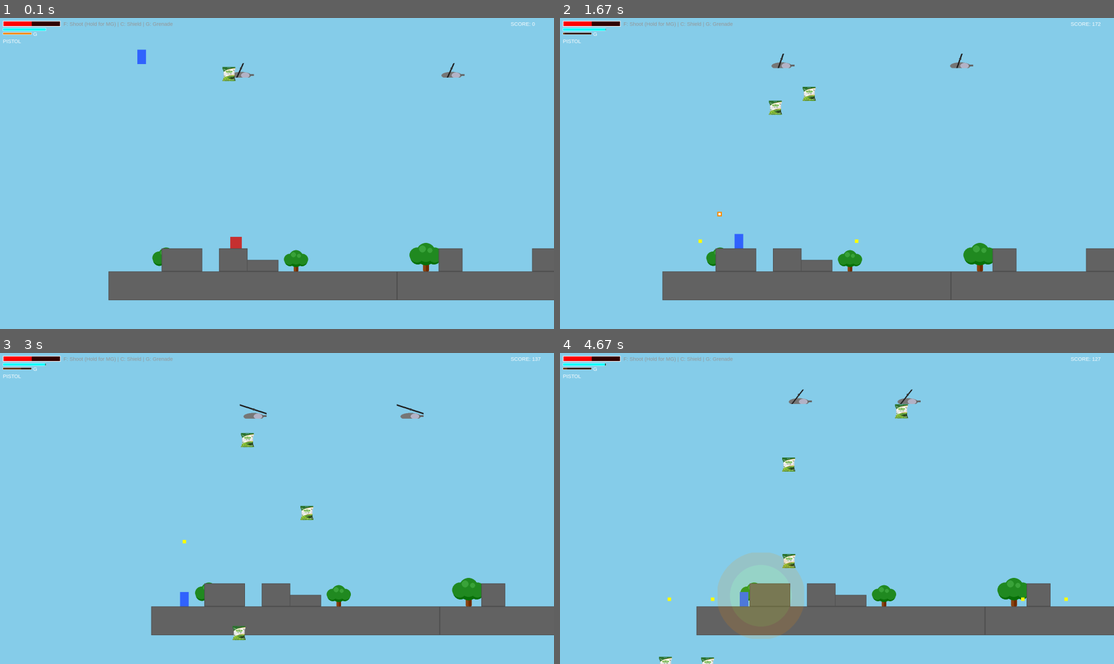
Above: before the commit, frames 1-4 (two rows, left to right).
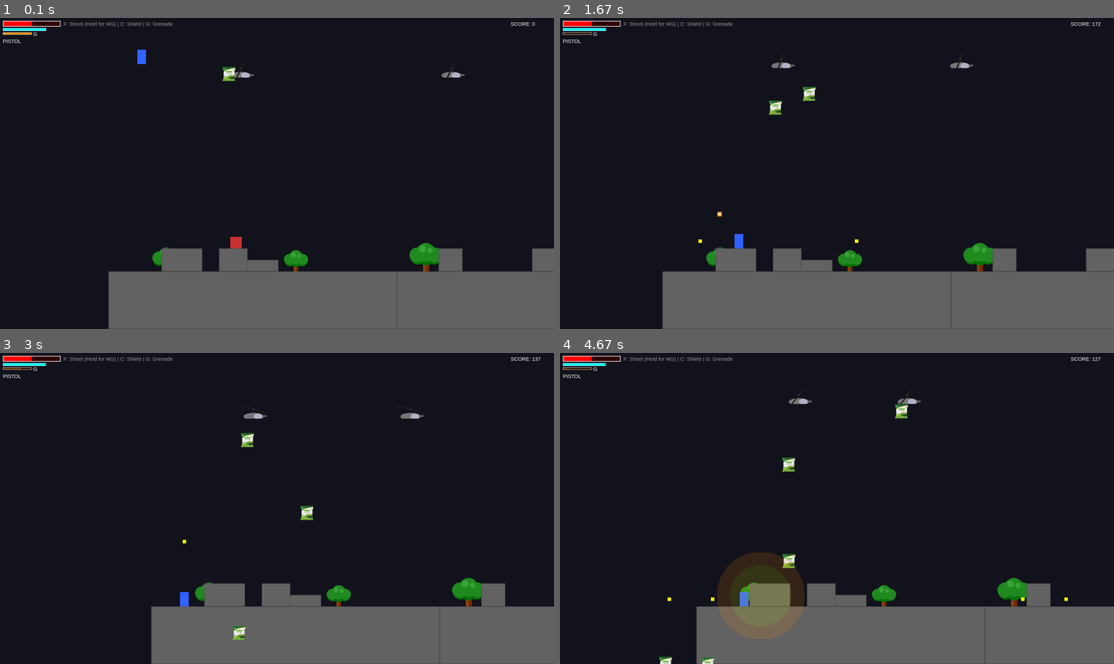
Above: after the commit, the same moments.

Repository: SayaUSB/FP-PBO-Pygame
Game: pygame game, started from main.py
Same seed, same stepped clock (60 frames per second), same inputs: the game is played once before the commit and once after it.
Inputs:
- Up to frame 1 (0.1 s): no input
- Up to frame 2 (1.67 s): hold Right 0.33-0.8 s; hold Right 0.83-1.3 s; tap F at 0.9, 1.2, 1.4 s; tap C at 0.98 s; hold Left from 1.33 s (still down); tap G at 1.48 s
- Up to frame 3 (3 s): tap F at 1.7, 1.97, 2.3, 2.6, 2.73 s; release Left at 1.87 s; hold Down 1.9-2.2 s; hold Left 2.23-2.63 s; tap C at 2.38 s; hold Up from 2.67 s (still down); tap G at 2.82 s
- Up to frame 4 (4.67 s): release Up at 3.03 s; hold Right 3.07-3.7 s; tap F at 3.13, 3.43, 3.8, 4.2, 4.5 s; hold Down 3.73-4.1 s; tap C at 3.88 s; hold Left 4.13-4.6 s; tap G at 4.28 s; hold Right from 4.63 s (still down)

The runs differ from the first frame. In frame 1, 90% of the frame differs, in the area x 0-100%, y 0-100%; in frame 2, 90%; in frame 3, 91%; in frame 4, 90%.

Commit message:
fix: Base platform

Diff:
--- a/game.py
+++ b/game.py
@@ -88,14 +88,14 @@
     def generate_chunk(self, start_x, width):
         if self.boss_fight_active:
             ground_y = SCREEN_HEIGHT - 200
-            ground = Platform(start_x, ground_y, width, 100)
+            ground = Platform(start_x, ground_y, width, SCREEN_HEIGHT - ground_y)
             self.platforms.add(ground)
             self.all_sprites.add(ground)
             self.world_limit = start_x + width
             return
 
         ground_y = SCREEN_HEIGHT - 200
-        ground = Platform(start_x, ground_y, width, 100)
+        ground = Platform(start_x, ground_y, width, SCREEN_HEIGHT - ground_y)
         self.platforms.add(ground)
         self.all_sprites.add(ground)
 
@@ -425,9 +425,9 @@
         self.screen.blit(restart_surf, restart_rect)
 
     def draw(self):
-        self.screen.fill(SKY_BLUE)
-
-        # Background decorations
+        self.screen.fill(BLACK)
+
+        # Background decorations (world-space -> screen-space via camera_x)
         ground_y = SCREEN_HEIGHT - 200
         tree_base_y = ground_y
         for wx, size in [(200, 1.0), (650, 0.9), (1100, 1.2), (1650, 1.0), (2150, 0.85)]:
